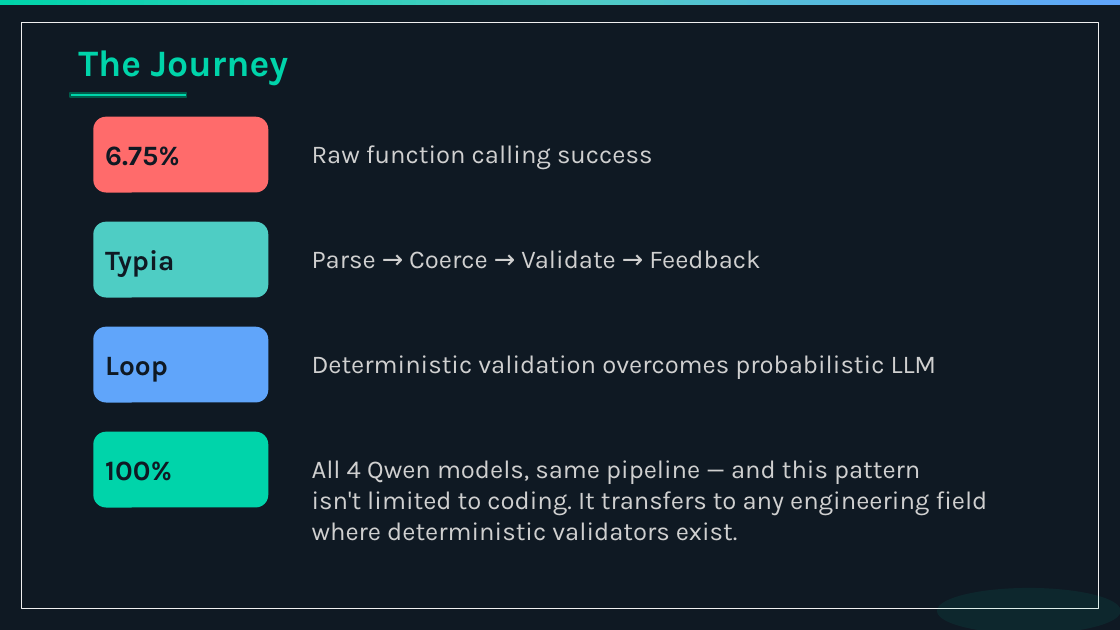
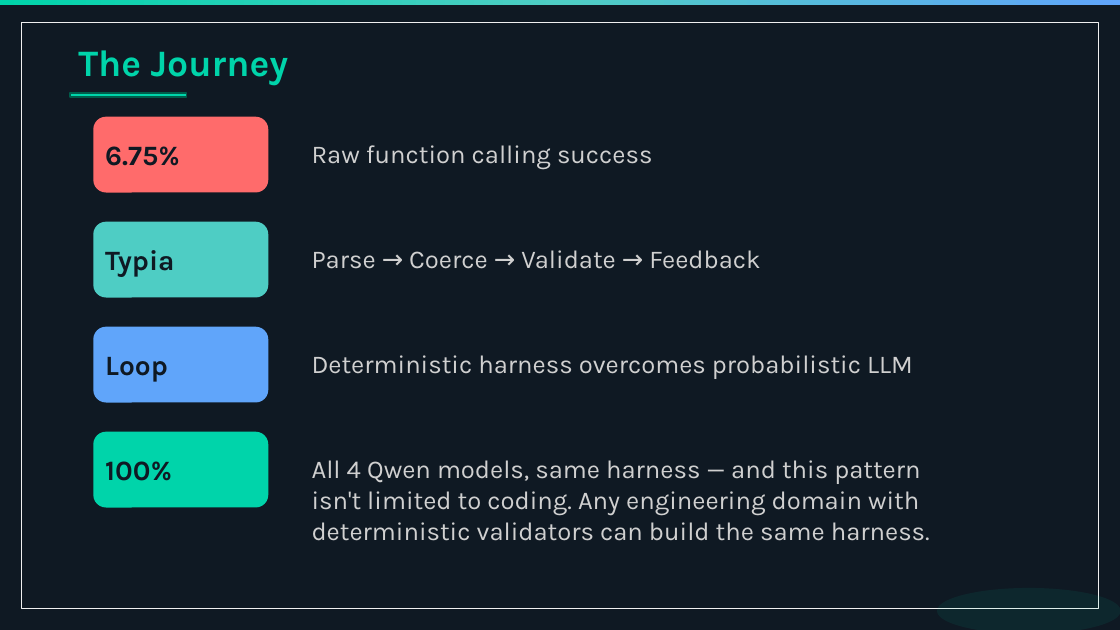
Before and after one commit to ignithex/autobe-llm-agent-code, a slide deck: slide 68 of website/public/seminars/qwen-korea-meetup-20260326.pptx. Drawn at 1120x630 pixels with LibreOffice and Linux fonts; fonts in the diff are those of the drawing. Boxes give left, top, right and bottom in pixels: in the first picture for what was removed or moved away, otherwise in the second. Text is boxed around its words. In the diff, an @@ line names an element or a change of style, - is before the commit and + after.

Commit message:
feat(website): harness wording. (#1211)
* feat(website): harness wording

* more things

* fix it

```diff
--- a/website/public/seminars/qwen-korea-meetup-20260326.pptx
+++ b/website/public/seminars/qwen-korea-meetup-20260326.pptx
@@ text at box(312, 355, 913, 379): text changed @@
-Deterministic validation overcomes probabilistic LLM
+Deterministic harness overcomes probabilistic LLM
@@ text at box(312, 460, 930, 541): text changed @@
-All 4 Qwen models, same pipeline — and this pattern
-isn't limited to coding. It transfers to any engineering field
-where deterministic validators exist.
+All 4 Qwen models, same harness — and this pattern
+isn't limited to coding. Any engineering domain with
+deterministic validators can build the same harness.
```
Also in this commit, not shown: 24 other slides changed, 1 other file.
